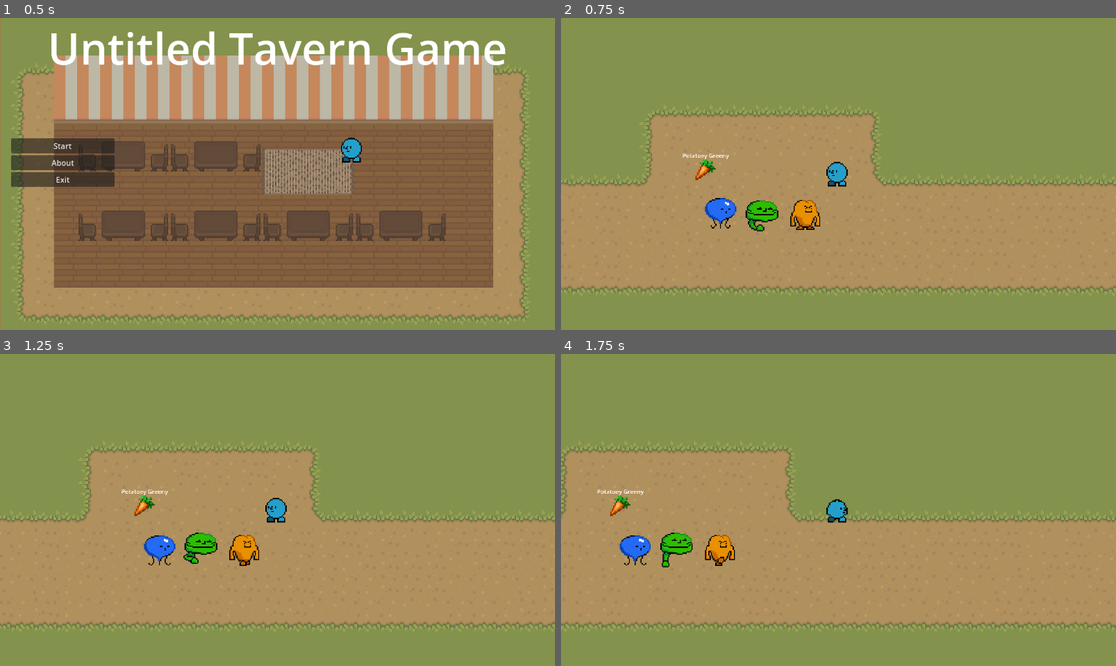
Above: before the commit, frames 1-4 (two rows, left to right).
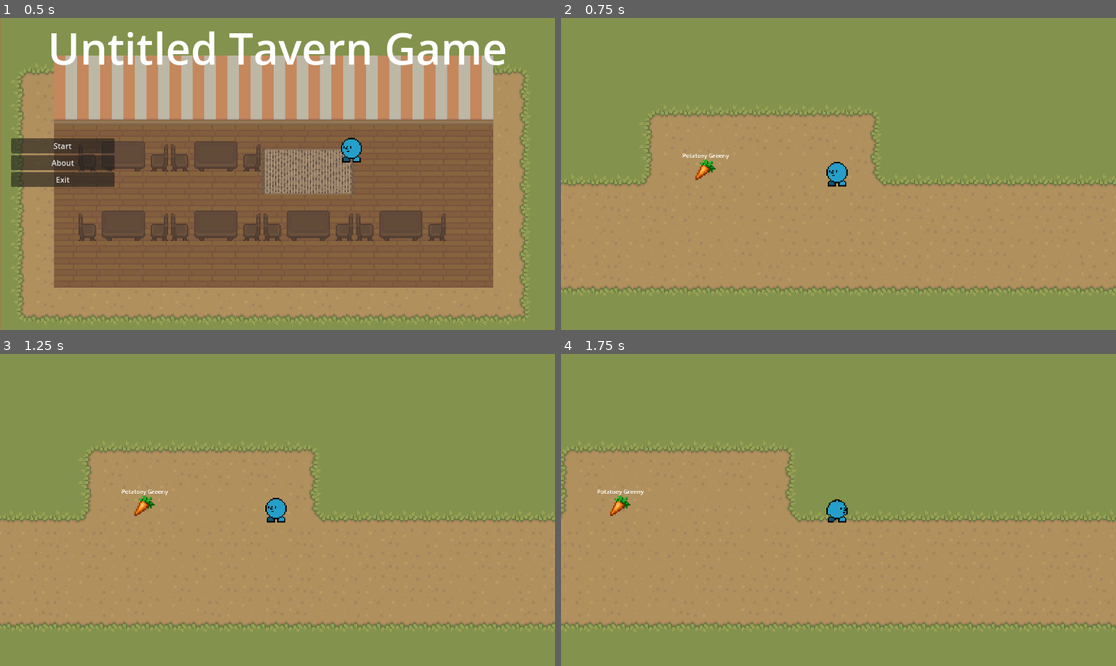
Above: after the commit, the same moments.

Repository: BobWizardLad/OGAM-Tavern-Game
Game: Godot game, scene res://Scenes/menu.tscn
The game is run twice, just before and just after one commit, with the same random seed, the same clock (stepped at 60 frames per second) and the same inputs.
Inputs (mouse positions are in pixels of both pictures, inside the frame that each line leads up to):
- Up to frame 1 (0.5 s): no input
- Up to frame 2 (0.75 s): click "Start" at 0.5 s
- Up to frame 3 (1.25 s): no input
- Up to frame 4 (1.75 s): move the mouse to (960, 494) at 1.27 s; hold D (player_right) from 1.28 s (still down); hold Shift (sprint) from 1.28 s (still down); click (960, 494) at 1.42 s

Frame 1 is identical in both runs. In frame 2, 1.2% of the frame differs, in the area x 25-47%, y 57-69%; in frame 3, 1.2%; in frame 4, 1.2%.

Commit message:
NPC Road Traversal
NPCs will now spawn from a GuestHandler class and pick a destination across the road. They will spawn with a destination, travel to the destination according to their own copy of the guest script, and will despawn when they pass x = -10. This could lead to some issues, but as the build is stable right now, will refactor this when destinations become more complex.

Diff:
--- /dev/null
+++ b/Tavern_Game/Component Scenes/guest_balloon.gd
@@ -0,0 +1,24 @@
+# Handle independent actions by guest instances
+# Moving to the end of the road, chancing at visiting the booth,
+# hold guest preferences and pass them to display elements
+
+extends CharacterBody2D
+
+@export var destination: Vector2
+@export var speed: int
+
+func set_destination(dest: Vector2) -> void:
+	destination = dest
+
+func set_speed(sped: int) -> void:
+	speed = sped
+
+# The guest instance will always have a destination, and will check conditions before
+# it can finally be freed. Once it has completed all of its tasks, it will be deleted
+# for now, this will just be walking from one end of the map to the other (default behavior)
+func _physics_process(delta):
+	if position.x >= -10:
+		velocity = (destination - position).normalized() * speed
+		move_and_slide()
+	else:
+		queue_free()
--- a/Tavern_Game/Component Scenes/guest_balloon.tscn
+++ b/Tavern_Game/Component Scenes/guest_balloon.tscn
@@ -1,5 +1,6 @@
-[gd_scene load_steps=8 format=3 uid="uid://cxwp67ymibb3c"]
+[gd_scene load_steps=9 format=3 uid="uid://cxwp67ymibb3c"]
 
+[ext_resource type="Script" path="res://Component Scenes/guest_balloon.gd" id="1_pmm4r"]
 [ext_resource type="Texture2D" uid="uid://bt18y2pindci0" path="res://Assets/NPCballoon.png" id="2_obsxv"]
 
 [sub_resource type="Animation" id="Animation_moobo"]
@@ -115,6 +116,7 @@
 size = Vector2(14, 10)
 
 [node name="GuestBalloon" type="CharacterBody2D"]
+script = ExtResource("1_pmm4r")
 
 [node name="Sprite2D" type="Sprite2D" parent="."]
 position = Vector2(-5.96046e-08, -8.9407e-07)
--- /dev/null
+++ b/Tavern_Game/Component Scenes/guest_handler.tscn
@@ -0,0 +1,12 @@
+[gd_scene load_steps=2 format=3 uid="uid://bnka7hlm6aau6"]
+
+[ext_resource type="Script" path="res://Scripts/GuestHandler.gd" id="1_v6omo"]
+
+[node name="GuestHandler" type="Node2D"]
+script = ExtResource("1_v6omo")
+
+[node name="Timer" type="Timer" parent="."]
+process_callback = 0
+wait_time = 2.0
+
+[connection signal="timeout" from="Timer" to="." method="on_spawn_timeout"]
--- a/Tavern_Game/Scenes/main.tscn
+++ b/Tavern_Game/Scenes/main.tscn
@@ -12,9 +12,7 @@
 [ext_resource type="PackedScene" uid="uid://ft1hh7xm0ix5" path="res://Scenes/inventory.tscn" id="9_po0ju"]
 [ext_resource type="Script" path="res://Scripts/InventoryInterface.gd" id="10_qmf35"]
 [ext_resource type="PackedScene" uid="uid://d2vf3gh4b3262" path="res://Inventory/slot.tscn" id="12_1dgt5"]
-[ext_resource type="PackedScene" uid="uid://cxwp67ymibb3c" path="res://Component Scenes/guest_balloon.tscn" id="12_4640o"]
-[ext_resource type="Texture2D" uid="uid://6prx7y0woqdw" path="res://Assets/NPCboast.png" id="13_j1jot"]
-[ext_resource type="Texture2D" uid="uid://bj2c3foo2kob4" path="res://Assets/NPCbuff.png" id="14_5extp"]
+[ext_resource type="PackedScene" uid="uid://bnka7hlm6aau6" path="res://Component Scenes/guest_handler.tscn" id="13_hx6xn"]
 
 [sub_resource type="TileSetAtlasSource" id="TileSetAtlasSource_268lm"]
 texture = ExtResource("2_41ewl")
@@ -558,6 +556,12 @@
 offset_bottom = -60.08
 label_settings = SubResource("LabelSettings_jhd6s")
 
+[node name="GuestHandler" parent="." instance=ExtResource("13_hx6xn")]
+GUEST_SPAWN_RANGEX = [2100, 2400]
+GUEST_SPAWN_RANGEY = [575, 650]
+GUEST_DEST_RANGEX = [-400, -100]
+GUEST_DEST_RANGEY = [575, 650]
+
 [node name="UI" type="CanvasLayer" parent="."]
 
 [node name="InventoryInterface" type="Control" parent="UI"]
@@ -577,24 +581,3 @@
 modulate = Color(1, 1, 1, 0.443137)
 self_modulate = Color(1, 1, 1, 0)
 layout_mode = 0
-
-[node name="GuestBalloon" parent="." instance=ExtResource("12_4640o")]
-position = Vector2(1034, 593)
-
-[node name="GuestBalloon2" parent="." instance=ExtResource("12_4640o")]
-position = Vector2(1063, 592)
-metadata/_edit_group_ = true
-
-[node name="Sprite2D" parent="GuestBalloon2" index="0"]
-texture = ExtResource("13_j1jot")
-
-[node name="GuestBalloon3" parent="." instance=ExtResource("12_4640o")]
-position = Vector2(1093, 591)
-metadata/_edit_group_ = true
-
-[node name="Sprite2D" parent="GuestBalloon3" index="0"]
-texture = ExtResource("14_5extp")
-metadata/_edit_group_ = true
-
-[editable path="GuestBalloon2"]
-[editable path="GuestBalloon3"]
--- /dev/null
+++ b/Tavern_Game/Scripts/GuestHandler.gd
@@ -0,0 +1,36 @@
+extends Node2D
+class_name GuestHandler
+
+# Configurable immutable spawn and destination zones by canvas coordinates
+@export var GUEST_SPAWN_RANGEX: Array = [0, 100]
+@export var GUEST_SPAWN_RANGEY: Array = [0, 100]
+
+@export var GUEST_DEST_RANGEX: Array = [0, 100]
+@export var GUEST_DEST_RANGEY: Array = [0, 100]
+
+@export var GUEST_SPEED: int = 100
+
+# Store guest prefabs to generate
+@onready var guest_npc: PackedScene = preload("res://Component Scenes/guest_balloon.tscn")
+@onready var spawn_timer: Timer = $Timer
+
+# Instantiate guests on timer
+func _ready():
+	spawn_timer.start()
+
+# Give guests a destination / move order and send them out
+func on_spawn_timeout() -> void:
+	var new_guest = guest_npc.instantiate()
+	new_guest.set_position(generate_random_pos(GUEST_SPAWN_RANGEX, GUEST_SPAWN_RANGEY))
+	new_guest.set_destination(generate_random_pos(GUEST_DEST_RANGEX, GUEST_DEST_RANGEY))
+	new_guest.set_speed(GUEST_SPEED)
+
+	add_child(new_guest)
+
+# Take in a range of X and Y Values, and serve a random position in the 2D space.
+func generate_random_pos(dest_range_x: Array, dest_range_y: Array) -> Vector2:
+	var pos = Vector2()
+	pos.x = randi_range(dest_range_x[0], dest_range_x[1])
+	pos.y = randi_range(dest_range_y[0], dest_range_y[1])
+
+	return pos
--- a/Tavern_Game/Scripts/Player.gd
+++ b/Tavern_Game/Scripts/Player.gd
@@ -1,5 +1,5 @@
 extends CharacterBody2D
-var grid: Resource = load("res://Grid.tres")
+# Grid no longer used in this build
 
 @export var SPEED = 50.0
 @export var SPRINT_CONST = 1.75
--- a/Tavern_Game/Scripts/main.gd
+++ b/Tavern_Game/Scripts/main.gd
@@ -1,6 +1,6 @@
 extends Node2D
 
-@export var game_state: Resource = load("res://GameState.gd")
+@export var game_state: Resource = load("res://Scripts/GameState.gd")
 @onready var player: CharacterBody2D = $Player
 @onready var inventory_interface: Control = $UI/InventoryInterface
 
Not shown: 1 places in Tavern_Game/Scenes/main.tscn that only renumber resources
